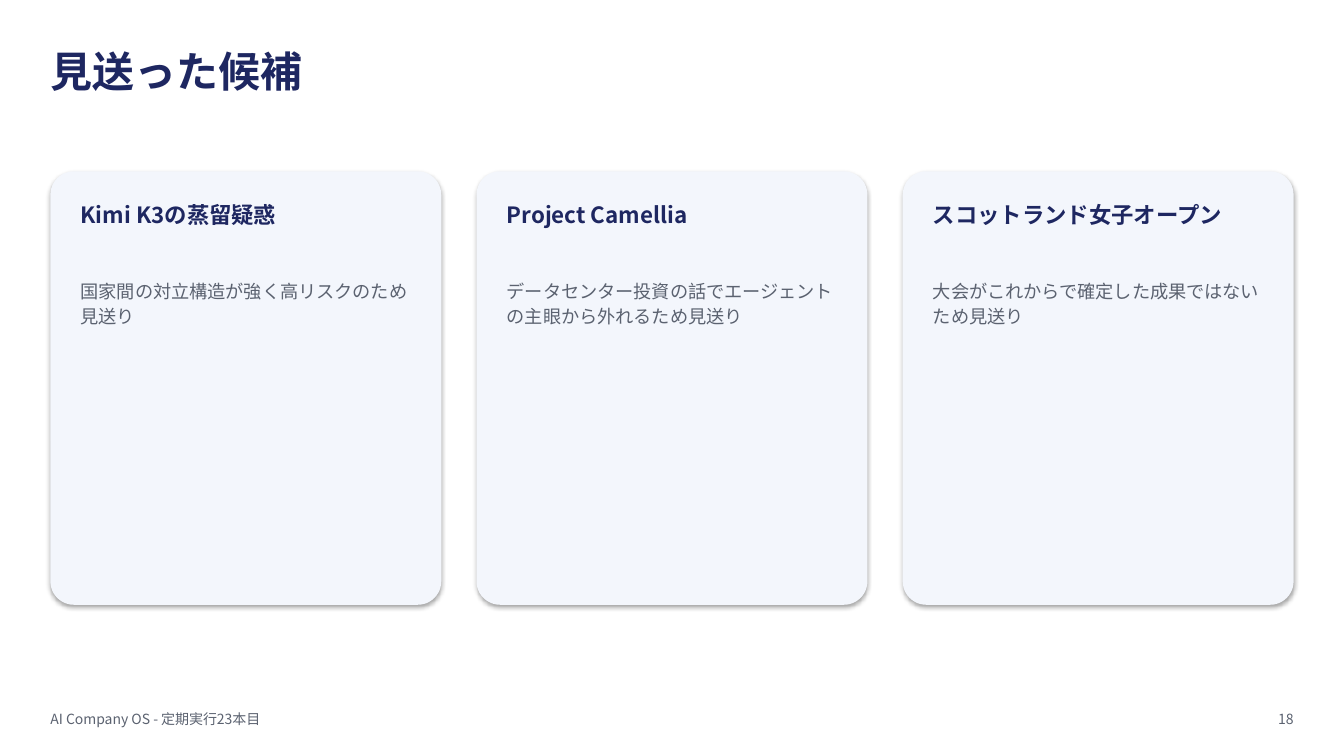
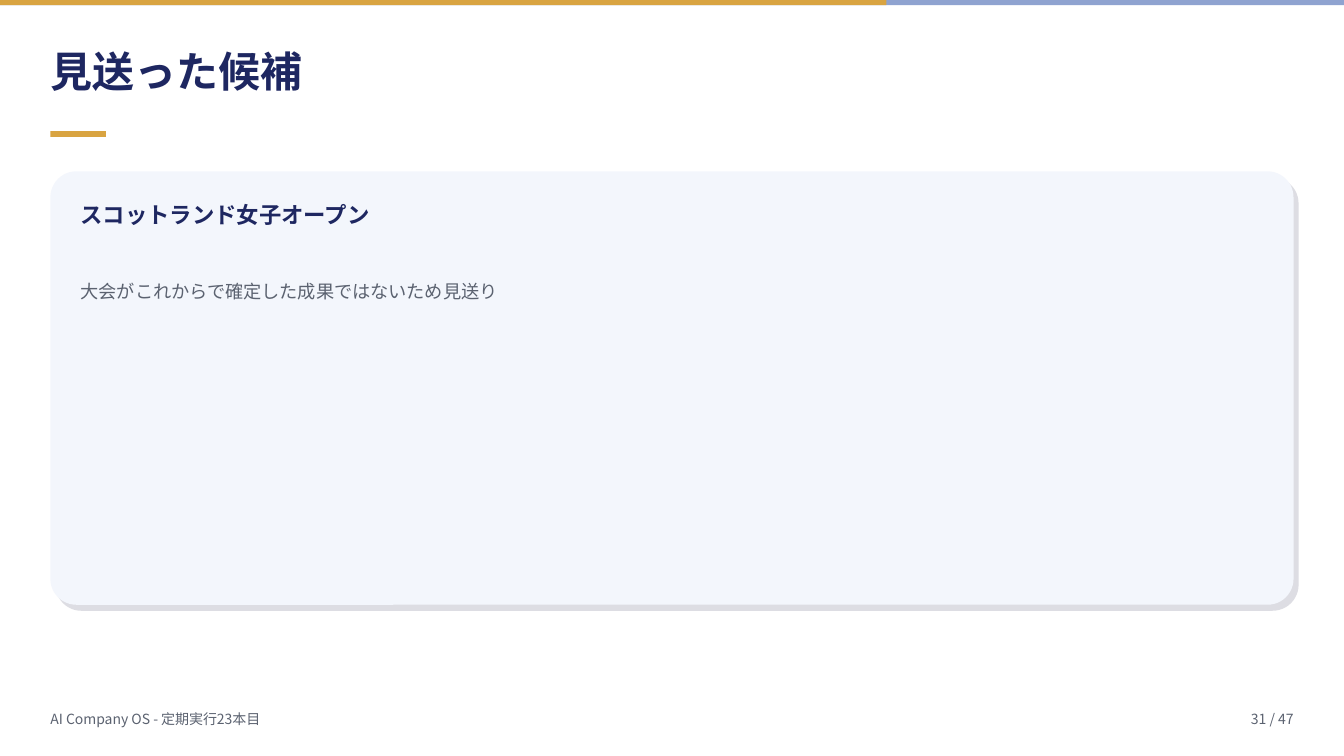
Before and after one commit to mako0120/llm-travel-mvp, a slide deck: slide 31 of ai-company-os/assets/2026-07-23_openai-presence-agent-platform/deck.pptx (slide 18 before the commit). Drawn at 1344x756 pixels with LibreOffice and Linux fonts; fonts in the diff are those of the drawing. Boxes give left, top, right and bottom in pixels: in the first picture for what was removed or moved away, otherwise in the second. Text is boxed around its words. In the diff, an @@ line names an element or a change of style, - is before the commit and + after.

```diff
--- a/ai-company-os/assets/2026-07-23_openai-presence-agent-platform/deck.pptx
+++ b/ai-company-os/assets/2026-07-23_openai-presence-agent-platform/deck.pptx
@@ rectangle added at (x1=0, y1=0, x2=1344, y2=5), fill #8FA3D0 @@
@@ rectangle added at (x1=0, y1=0, x2=886, y2=5), fill #D9A441 @@
@@ rectangle added at (x1=50, y1=131, x2=106, y2=137), fill #D9A441 @@
@@ rounded rectangle resized from (x1=477, y1=171, x2=868, y2=605) to (x1=50, y1=171, x2=1294, y2=605) @@
@@ rounded rectangle at (x1=50, y1=171, x2=1294, y2=605): shadow off @@
@@ rounded rectangle removed at (x1=50, y1=171, x2=442, y2=605) @@
@@ rounded rectangle added at (x1=55, y1=177, x2=1299, y2=611), fill #DDDDE3 @@
@@ rounded rectangle removed at (x1=903, y1=171, x2=1295, y2=605) @@
@@ text "スコットランド女子オープン" moved from (x1=933, y1=204, x2=1222, y2=225) to (x1=81, y1=204, x2=370, y2=225) @@
@@ text removed at (x1=81, y1=204, x2=276, y2=225) @@
-Kimi K3の蒸留疑惑
@@ text removed at (x1=507, y1=205, x2=687, y2=228) @@
-Project Camellia
@@ text "大会がこれからで確定した成果ではないため見送り" rewrapped from (x1=933, y1=282, x2=1259, y2=325) to (x1=81, y1=282, x2=498, y2=300) @@
@@ text removed at (x1=81, y1=282, x2=408, y2=325) @@
-国家間の対立構造が強く高リスクのため見送り
@@ text removed at (x1=507, y1=283, x2=833, y2=325) @@
-データセンター投資の話でエージェントの主眼から外れるため見送り
@@ text added at (x1=1251, y1=713, x2=1294, y2=724), 10 pt, text #5B6270 @@
+31 / 47
@@ text removed at (x1=1278, y1=713, x2=1294, y2=724) @@
-18
```
Also in this commit, not shown: 29 other slides changed, 17 slides added, 6 other files.
